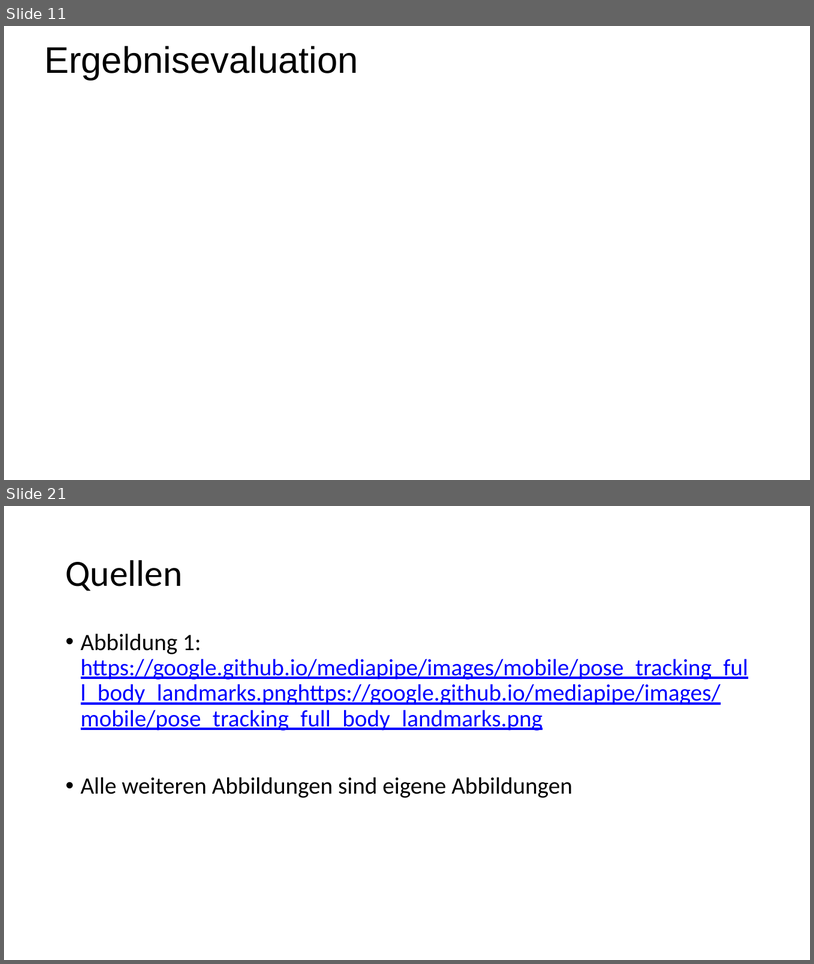
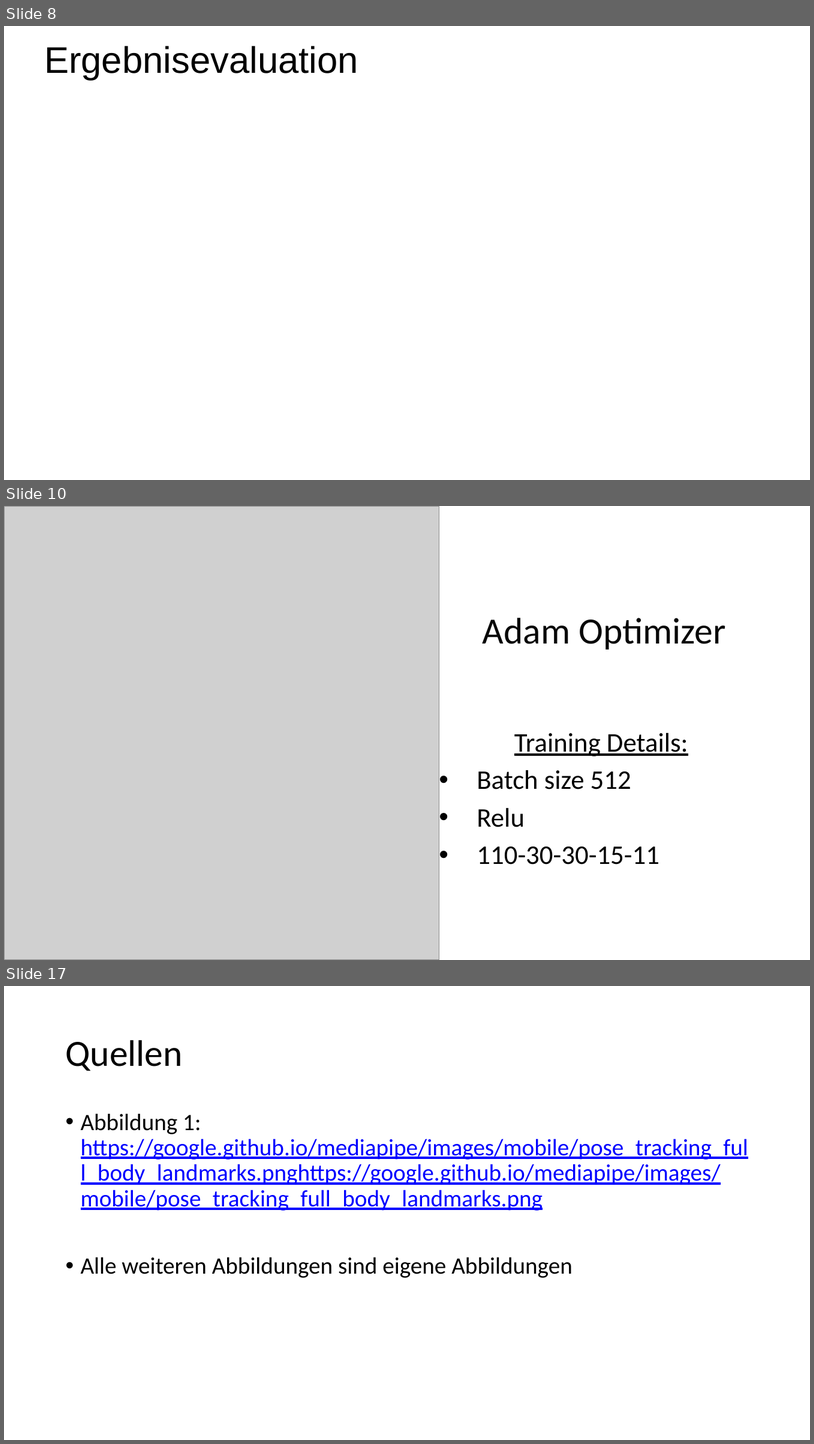
Before and after one commit to maxlevv/Gesture-Detection, a slide deck: presentation_final_project.pptx. Shown one above the other, each under a label of ours: slides 11 and 21 before the commit, slides 8, 10 and 17 after it; the slides between them are not shown. The pictures are 814x964 and 814x1444 pixels, drawn with LibreOffice and Linux fonts; fonts in the diff are those of the drawing; grey boxes stand for pictures; background and template pictures are left out. Boxes give left, top, right and bottom in pixels: in the first picture for what was removed or moved away, otherwise in the second. Text is boxed around its words. In the diff, an @@ line names an element or a change of style, - is before the commit and + after.

```diff
--- a/presentation_final_project.pptx
+++ b/presentation_final_project.pptx
@@ slide 10 added at (x1=4, y1=506, x2=810, y2=960), background #FFFFFF @@
@@ picture added at (x1=4, y1=507, x2=440, y2=960) @@
@@ title added at (x1=483, y1=618, x2=726, y2=649), 44 pt, text #080808 @@
+Adam Optimizer
@@ subtitle added at (x1=477, y1=733, x2=689, y2=864), 32 pt, text #000000 @@
+Training Details:
+• Batch size 512
+• Relu
+• 110-30-30-15-11
@@ what was slide 11 is now slide 8 @@
@@ what was slide 21 is now slide 17 @@
```
Also in this commit, not shown: 10 slides changed, 4 other slides added, 9 slides removed.
